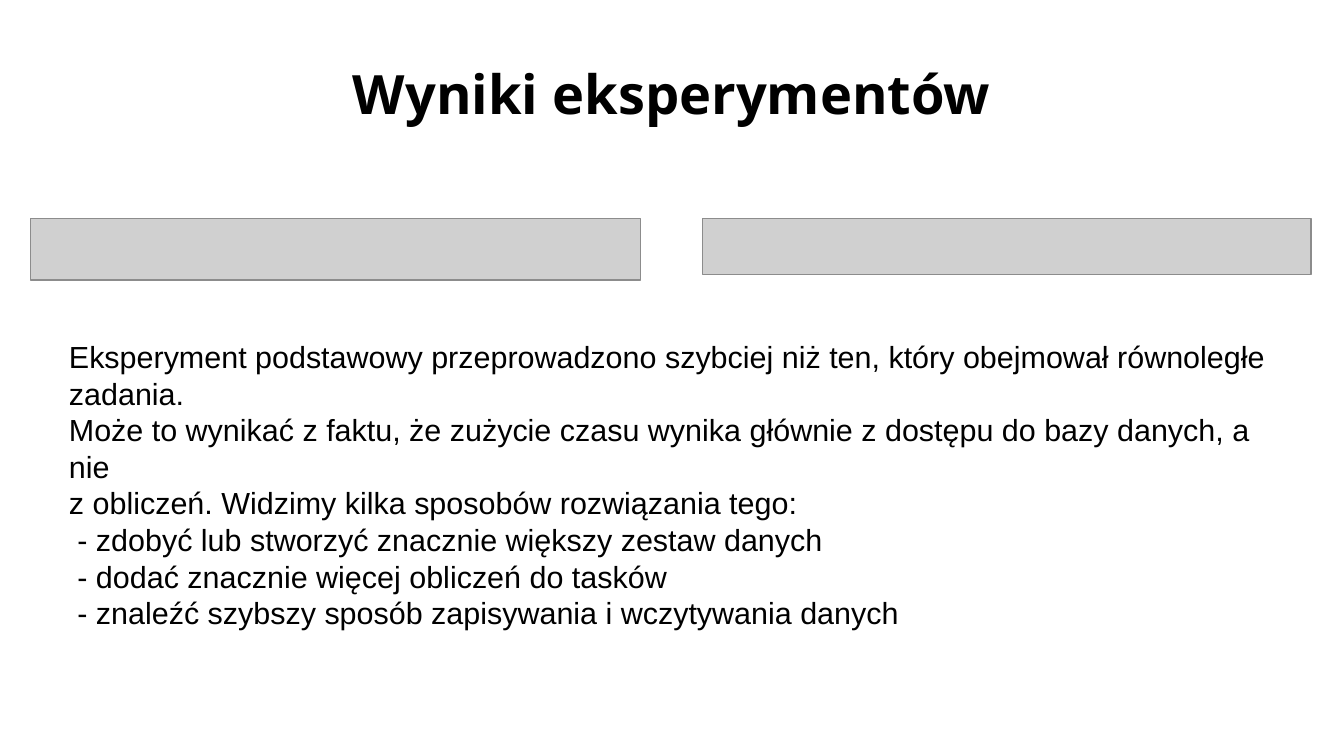
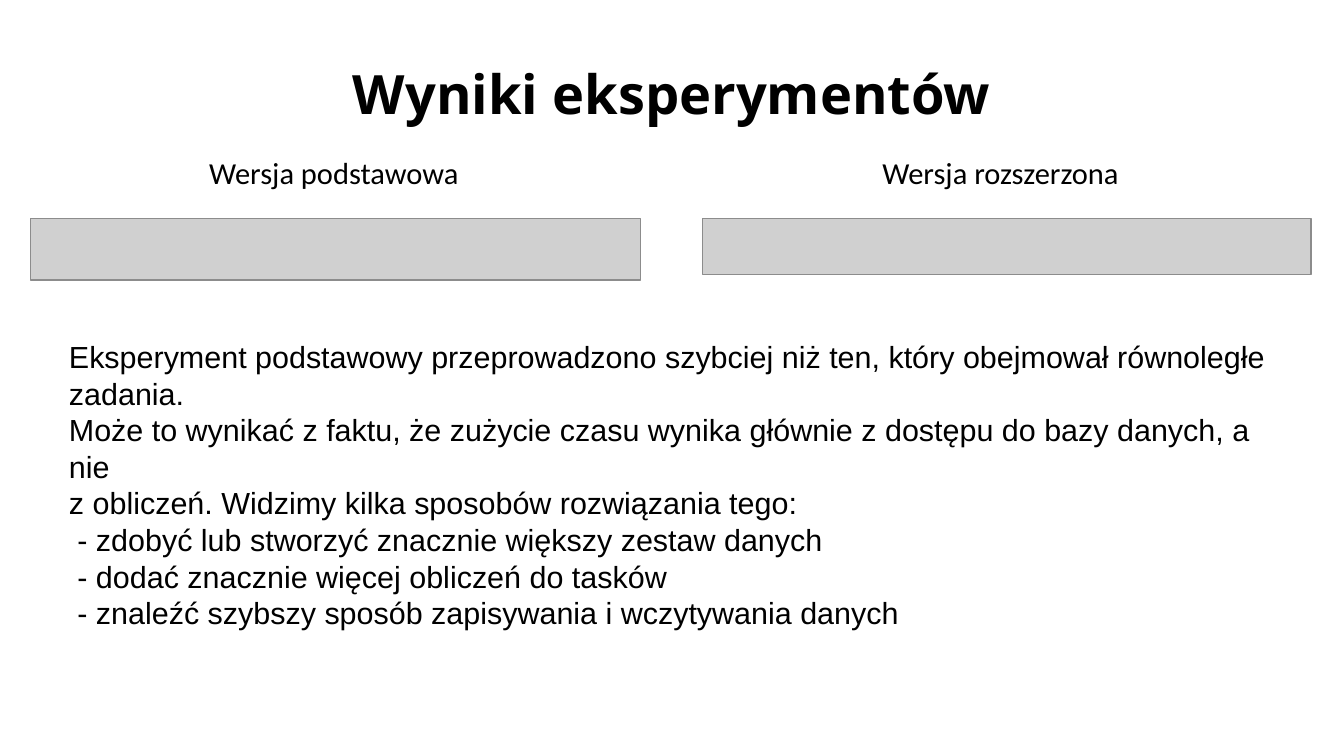
Before and after one commit to syklzz/Airflow-spotify, a slide deck: slide 5 of presentation/prezentacja_airflow.pptx. Drawn at 1344x756 pixels with LibreOffice and Linux fonts; fonts in the diff are those of the drawing; grey boxes stand for pictures; background and template pictures are left out. Boxes give left, top, right and bottom in pixels: in the first picture for what was removed or moved away, otherwise in the second. Text is boxed around its words. In the diff, an @@ line names an element or a change of style, - is before the commit and + after.

```diff
--- a/presentation/prezentacja_airflow.pptx
+++ b/presentation/prezentacja_airflow.pptx
@@ text added at (209,162,458,190), 18 pt, text #000000 @@
+Wersja podstawowa
@@ text added at (882,163,1118,190), 18 pt, text #000000 @@
+Wersja rozszerzona
```
Also in this commit, not shown: 2 other slides changed, 1 other file.
